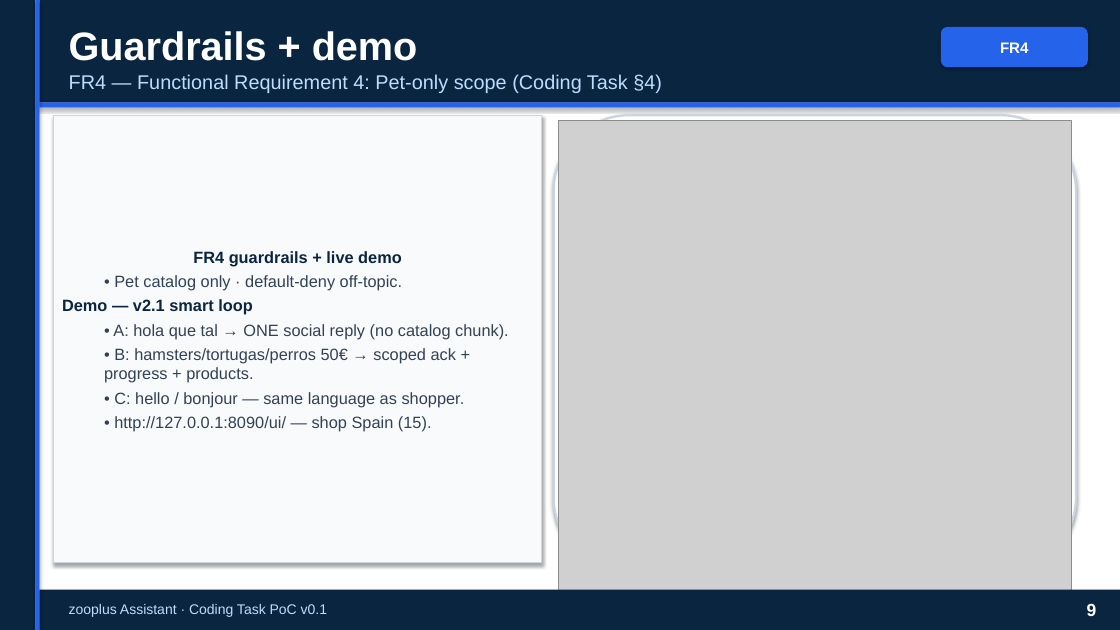
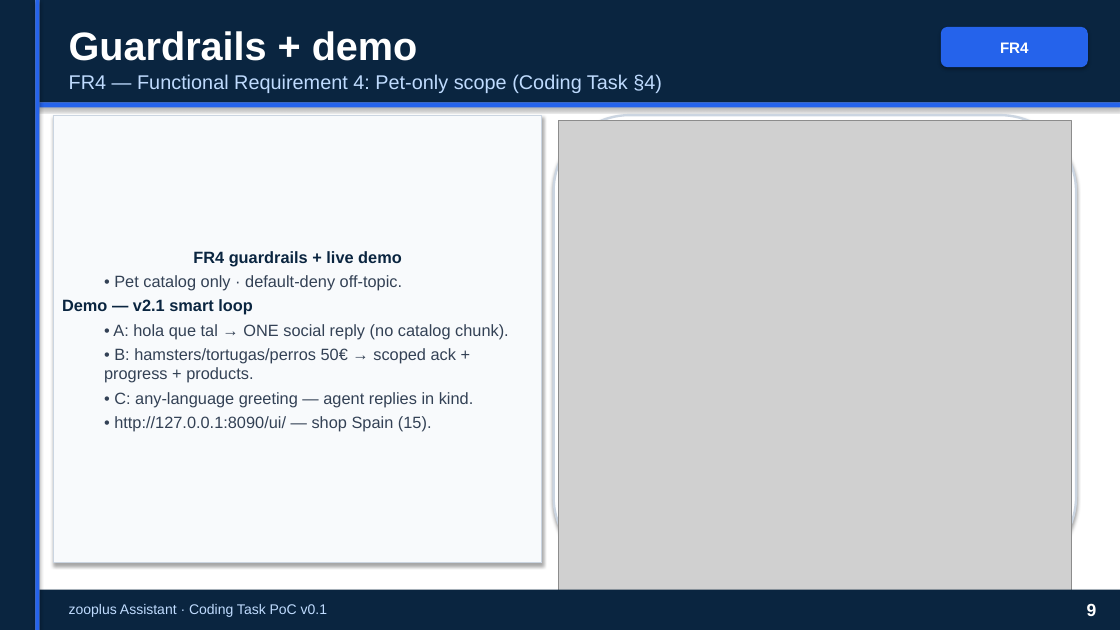
Before and after one commit to peluzzza/PoCAssistantZooplus, a slide deck: slide 9 of docs/deliverables/v0.1/zooplus-assistant-interview-15min-pro.pptx. Drawn at 1120x630 pixels with LibreOffice and Linux fonts; fonts in the diff are those of the drawing; grey boxes stand for pictures. Boxes give left, top, right and bottom in pixels: in the first picture for what was removed or moved away, otherwise in the second. Text is boxed around its words. In the diff, an @@ line names an element or a change of style, - is before the commit and + after.

```diff
--- a/docs/deliverables/v0.1/zooplus-assistant-interview-15min-pro.pptx
+++ b/docs/deliverables/v0.1/zooplus-assistant-interview-15min-pro.pptx
@@ text in rectangle at [114,392,474,407]: text changed @@
-  • C: hello / bonjour — same language as shopper.
+  • C: any-language greeting — agent replies in kind.
```
Also in this commit, not shown: 3 other slides changed, 3 other files.
